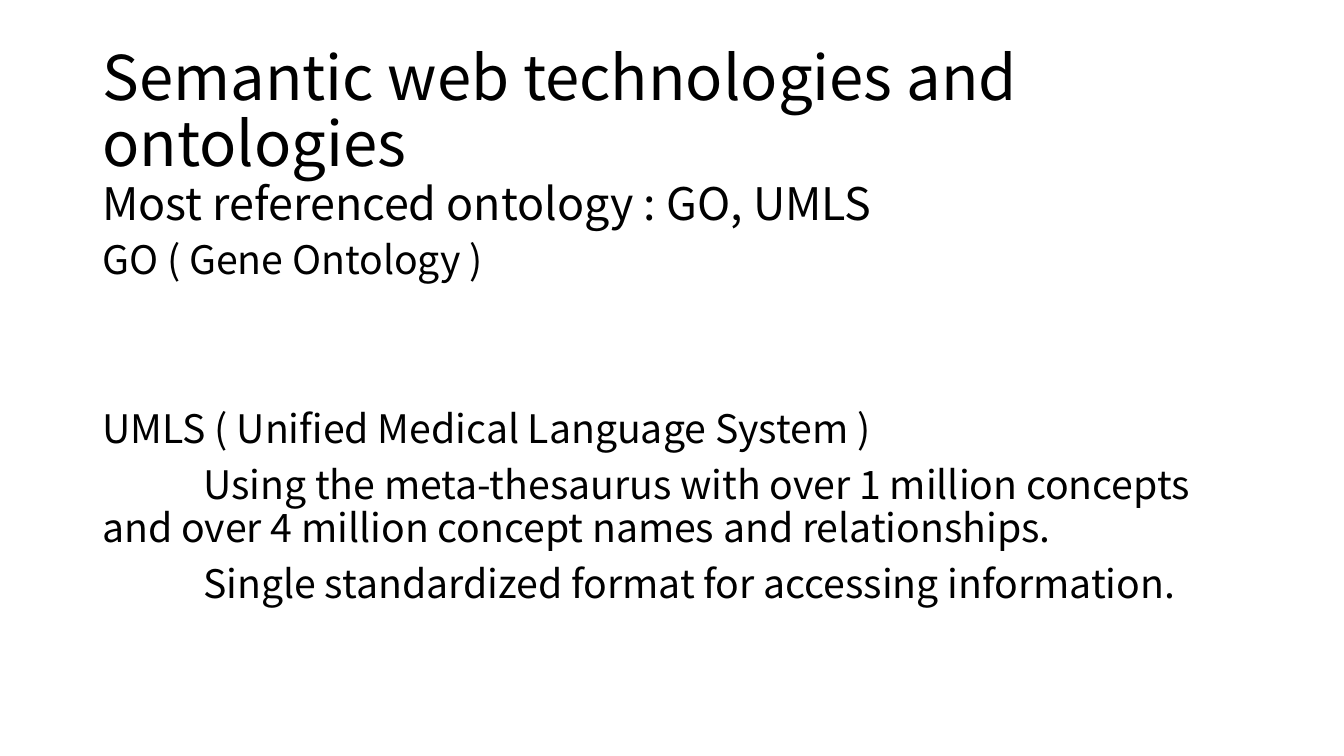
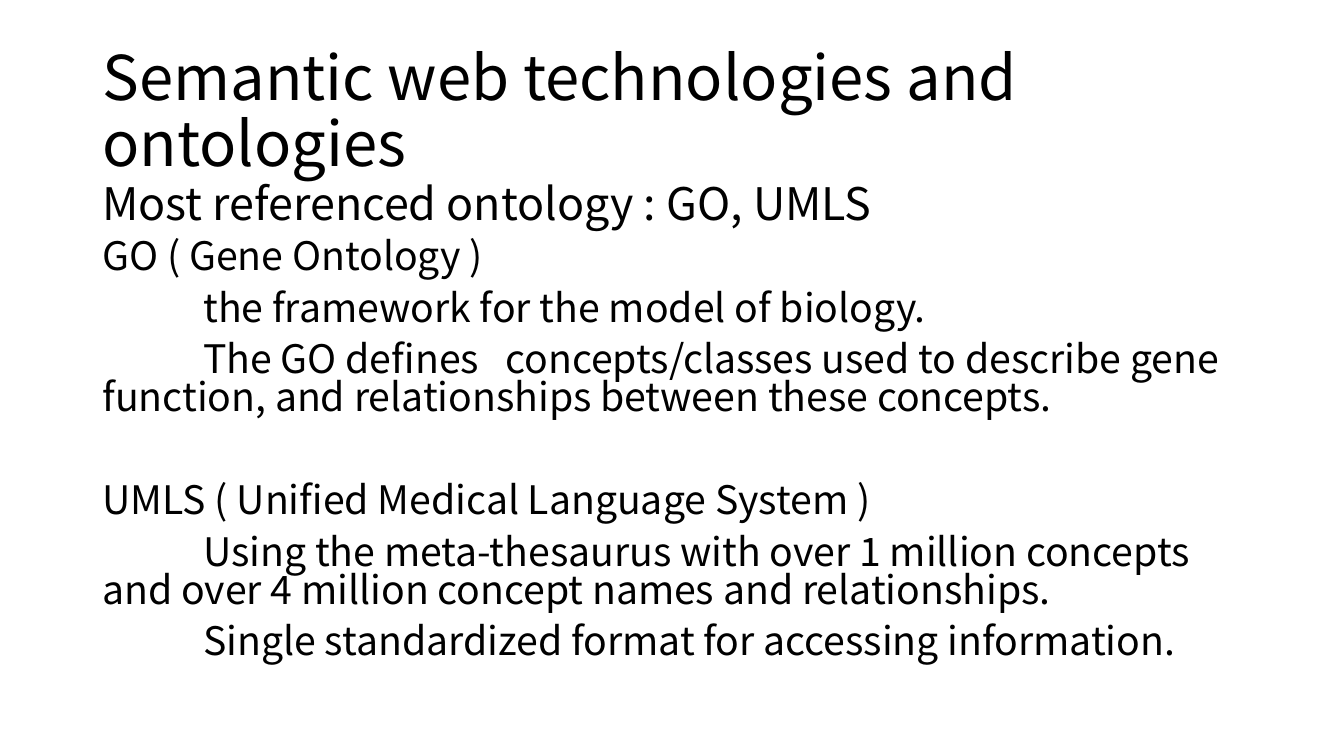
Before and after one commit to moklise/TIL, a slide deck: slide 10 of Review/[3] Literature mining, ontologies and information visualization for drug repurposing/Literature mining, ontologies and information visualization for.pptx. Drawn at 1344x756 pixels with LibreOffice and Linux fonts; fonts in the diff are those of the drawing. Boxes give left, top, right and bottom in pixels: in the first picture for what was removed or moved away, otherwise in the second. Text is boxed around its words. In the diff, an @@ line names an element or a change of style, - is before the commit and + after.

```diff
--- a/Review/[3] Literature mining, ontologies and information visualization for drug repurposing/Literature mining, ontologies and information visualization for.pptx
+++ b/Review/[3] Literature mining, ontologies and information visualization for drug repurposing/Literature mining, ontologies and information visualization for.pptx
@@ text at bbox=[102, 238, 1189, 665]: line spacing 0.9 to 0.8 @@
@@ text at bbox=[102, 290, 1219, 420]: paragraphs added @@
+the framework for the model of biology.
+The GO defines concepts/classes used to describe gene function, and relationships between these concepts.
```
Also in this commit, not shown: 3 other slides changed, 1 other file.
